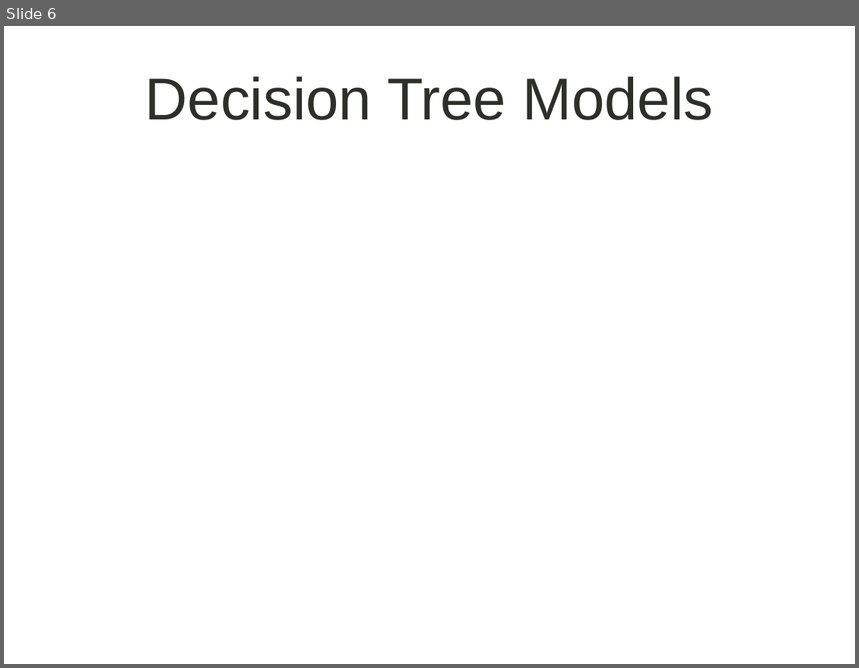
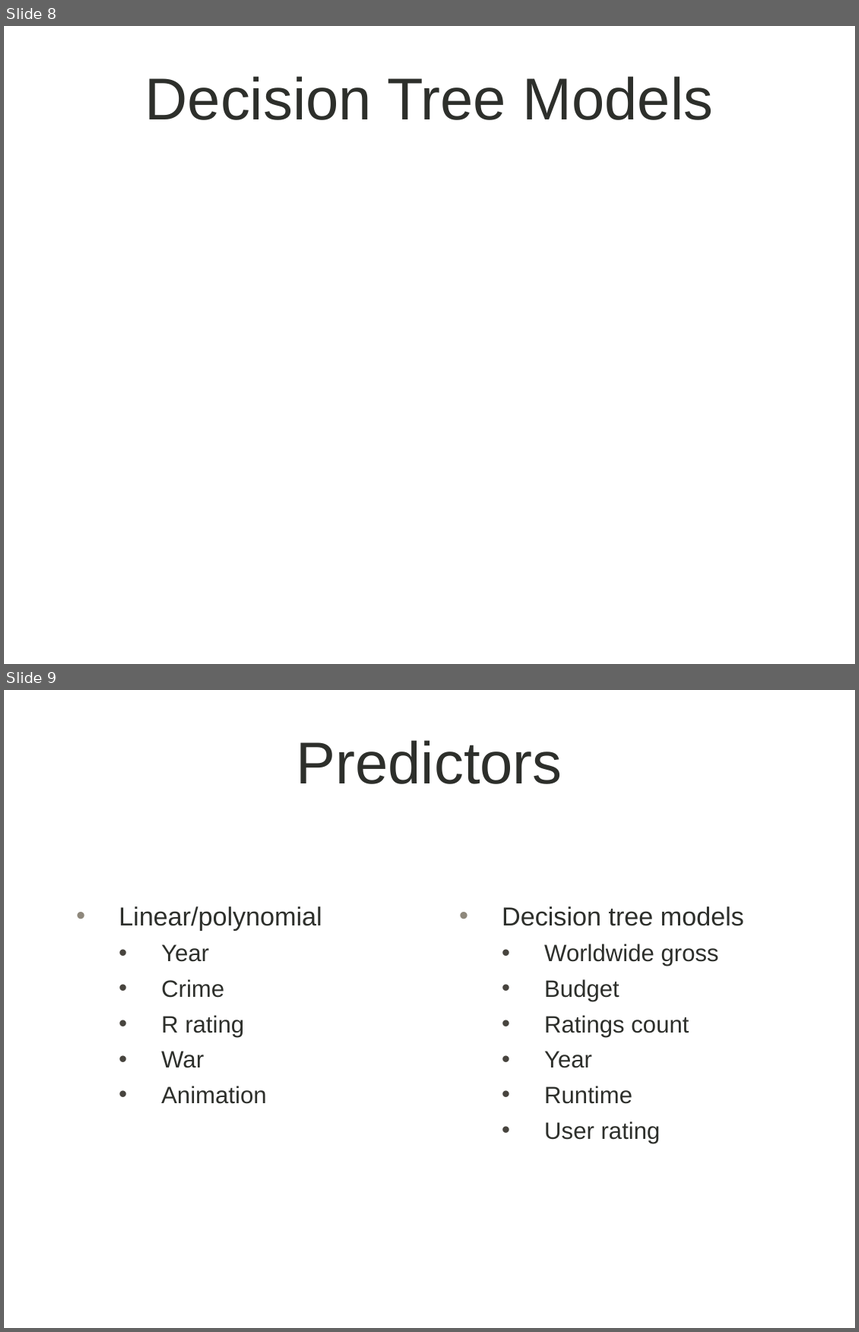
Before and after one commit to maddyobrienjones/project_luther, a slide deck: luther.pptx. Shown one above the other, each under a label of ours: slide 6 before the commit, slides 8 and 9 after it. The pictures are 859x668 and 859x1332 pixels, drawn with LibreOffice and Linux fonts; fonts in the diff are those of the drawing; background and template pictures are left out. Boxes give left, top, right and bottom in pixels: in the first picture for what was removed or moved away, otherwise in the second. Text is boxed around its words. In the diff, an @@ line names an element or a change of style, - is before the commit and + after.

```diff
--- a/luther.pptx
+++ b/luther.pptx
@@ slide 9 added at (x1=4, y1=690, x2=855, y2=1328), background picture (left out) @@
@@ title added at (x1=297, y1=740, x2=563, y2=784), 50 pt, text #2D2F2B @@
+Predictors
@@ text added at (x1=119, y1=907, x2=322, y2=1104), 20 pt, text #2D2F2B @@
+• Linear/polynomial
+  • Year
+  • Crime
+  • R rating
+  • War
+  • Animation
@@ text added at (x1=502, y1=907, x2=744, y2=1144), 20 pt, text #2D2F2B @@
+• Decision tree models
+  • Worldwide gross
+  • Budget
+  • Ratings count
+  • Year
+  • Runtime
+  • User rating
@@ what was slide 6 is now slide 8 @@
```
Also in this commit, not shown: 1 slide changed, 2 other slides added, 1 other file.
